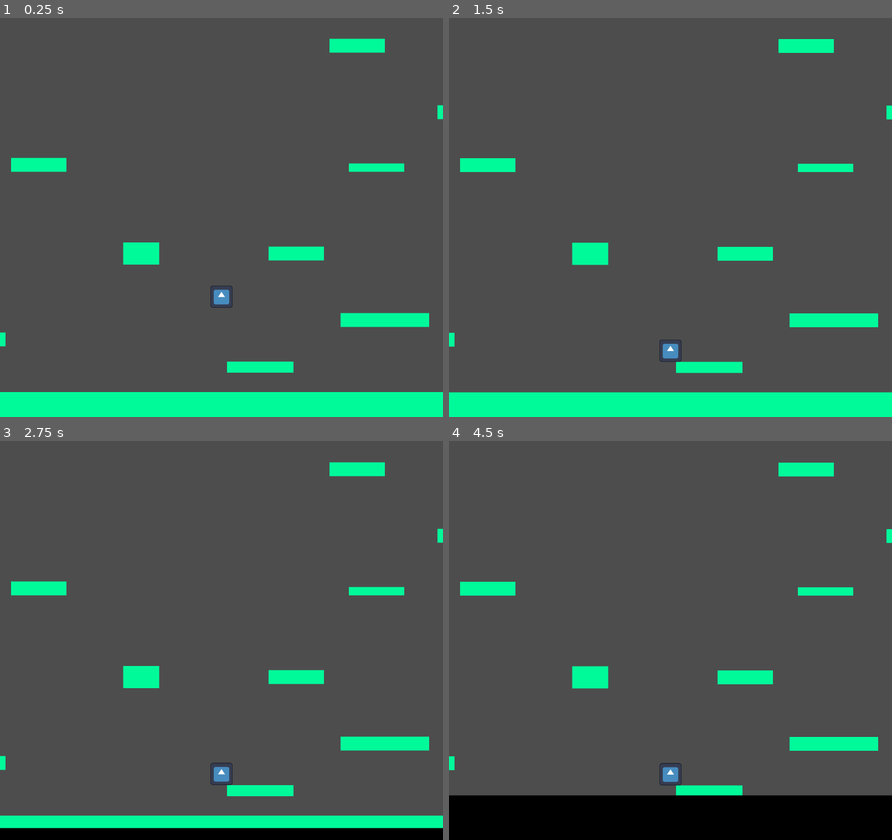
Above: before the commit, frames 1-4 (two rows, left to right).
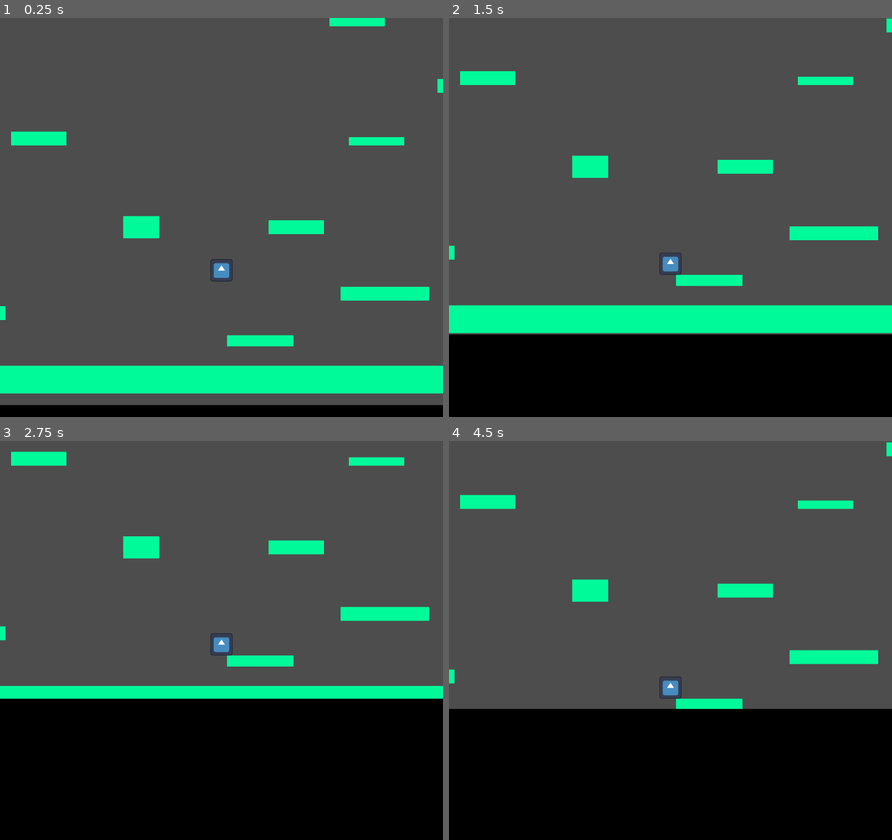
Above: after the commit, the same moments.

Repository: ArthurVayner/GameJam2026
Game: Godot game, scene res://Scenes/node_2d.tscn
The game is run twice, just before and just after one commit, with the same random seed, the same clock (stepped at 60 frames per second) and the same inputs. The engine's default icon, where the game draws it, is replaced by a stand-in: a white triangle on a blue panel in a dark square.
Inputs:
- Up to frame 1 (0.25 s): no input
- Up to frame 2 (1.5 s): hold D (go_right) from 0.53 s (still down); tap W (jump) at 0.77 s
- Up to frame 3 (2.75 s): tap W (jump) at 1.52 s; release D (go_right) at 2.03 s; hold A (go_left) from 2.03 s (still down)
- Up to frame 4 (4.5 s): release A (go_left) at 2.78 s; hold D (go_right) 2.78-4.28 s; tap W (jump) at 3.02, 3.77 s; hold A (go_left) from 4.28 s (still down)

The runs differ from the first frame. In frame 1, 19% of the frame differs, in the area x 0-100%, y 0-100%; in frame 2, 32%; in frame 3, 41%, in the area x 0-100%, y 2-98%; in frame 4, 27%.

Commit message:
camera follows player in y axis

Diff:
--- a/Scripts/camera_2d.gd
+++ b/Scripts/camera_2d.gd
@@ -3,7 +3,6 @@
 @onready var player: CharacterBody2D = $"../Player"
 
 @export var smooth_speed: float = 5.0
-var maxCemaraYPostion=0
 
 func die():
 	print("11")
@@ -18,9 +17,4 @@
 # Called every frame. 'delta' is the elapsed time since the previous frame.
 func _process(delta: float) -> void:
 	global_position.x= calculatePosition(global_position.x, player.global_position.x, delta)
-	var a= calculatePosition(global_position.y, player.global_position.y, delta)
-	global_position.y= min(a,maxCemaraYPostion)
-	maxCemaraYPostion = global_position.y
-	#print(global_position.y )
-	if global_position.y - player.global_position.y <-100:
-		die()
+	global_position.y= calculatePosition(global_position.y, player.global_position.y, delta)
